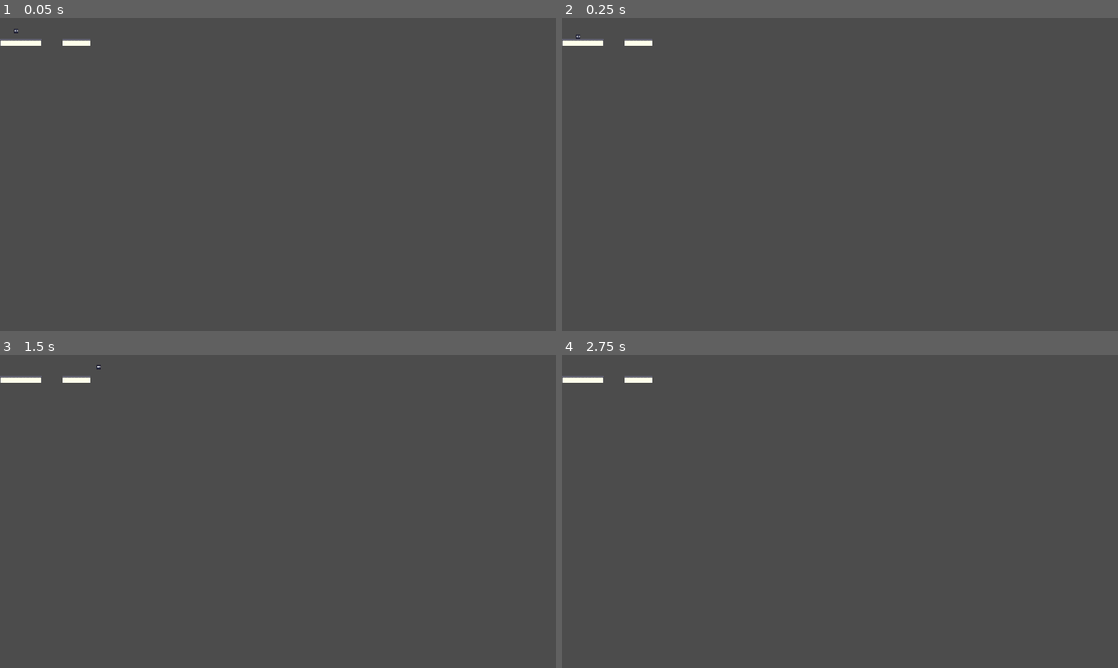
Above: before the commit, frames 1-4 (two rows, left to right).
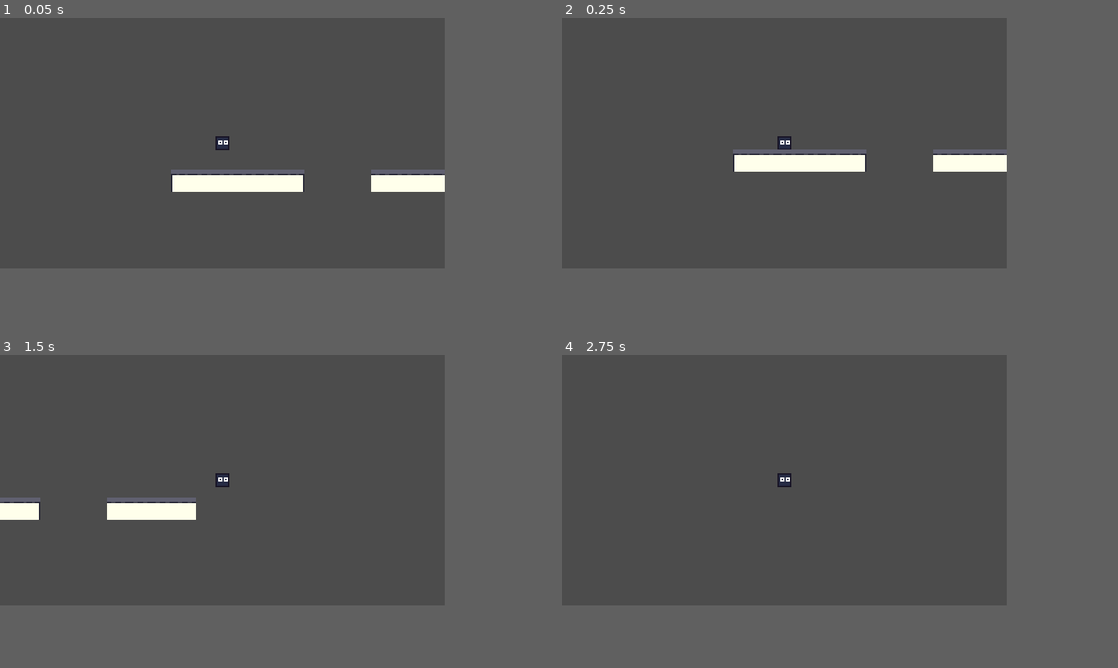
Above: after the commit, the same moments.

Repository: Pitanova/Global-Game-Jam-2022
Game: Godot game, scene res://level.tscn
Same seed, same stepped clock (60 frames per second), same inputs: the game is played once before the commit and once after it.
Inputs:
- Up to frame 1 (0.05 s): no input
- Up to frame 2 (0.25 s): no input
- Up to frame 3 (1.5 s): tap Enter at 0.5 s; hold D (right) from 0.53 s (still down); tap Space (jump) at 0.6, 0.77, 1.07, 1.35 s
- Up to frame 4 (2.75 s): tap Space (jump) at 1.52, 1.82, 2.1 s; release D (right) at 2.03 s; hold A (left) from 2.03 s (still down)
In our replay, the window is 800x450 before the commit and 640x360 after it. These sizes can differ from the game's own. Grey fills any space a smaller window leaves; there, only what the larger window draws over its background counts as a difference.

The runs differ from the first frame. In frame 1, 3.0% of the frame differs, in the area x 0-80%, y 3-56%; in frame 2, 3.0%; in frame 3, 2.0%; in frame 4, 0.4%.

Commit message:
changed camera

Diff:
--- a/level.tscn
+++ b/level.tscn
@@ -7,6 +7,10 @@
 
 [node name="Player" parent="." instance=ExtResource( 2 )]
 position = Vector2( 37, 28 )
+jump_height = 50.0
+
+[node name="Camera2D" type="Camera2D" parent="Player"]
+current = true
 
 [node name="TileMap" type="TileMap" parent="."]
 tile_set = ExtResource( 1 )
--- a/project.godot
+++ b/project.godot
@@ -16,10 +16,13 @@
 
 [display]
 
-window/size/width=180
-window/size/height=90
+window/size/width=320
+window/size/height=180
+window/size/resizable=false
 window/size/test_width=1280
 window/size/test_height=720
+window/stretch/mode="2d"
+window/stretch/aspect="keep"
 
 [importer_defaults]
 
@@ -50,6 +53,8 @@
 jump={
 "deadzone": 0.5,
 "events": [ Object(InputEventKey,"resource_local_to_scene":false,"resource_name":"","device":0,"alt":false,"shift":false,"control":false,"meta":false,"command":false,"pressed":false,"scancode":0,"physical_scancode":32,"unicode":0,"echo":false,"script":null)
+, Object(InputEventKey,"resource_local_to_scene":false,"resource_name":"","device":0,"alt":false,"shift":false,"control":false,"meta":false,"command":false,"pressed":false,"scancode":0,"physical_scancode":16777232,"unicode":0,"echo":false,"script":null)
+, Object(InputEventKey,"resource_local_to_scene":false,"resource_name":"","device":0,"alt":false,"shift":false,"control":false,"meta":false,"command":false,"pressed":false,"scancode":0,"physical_scancode":87,"unicode":0,"echo":false,"script":null)
  ]
 }
 down={
